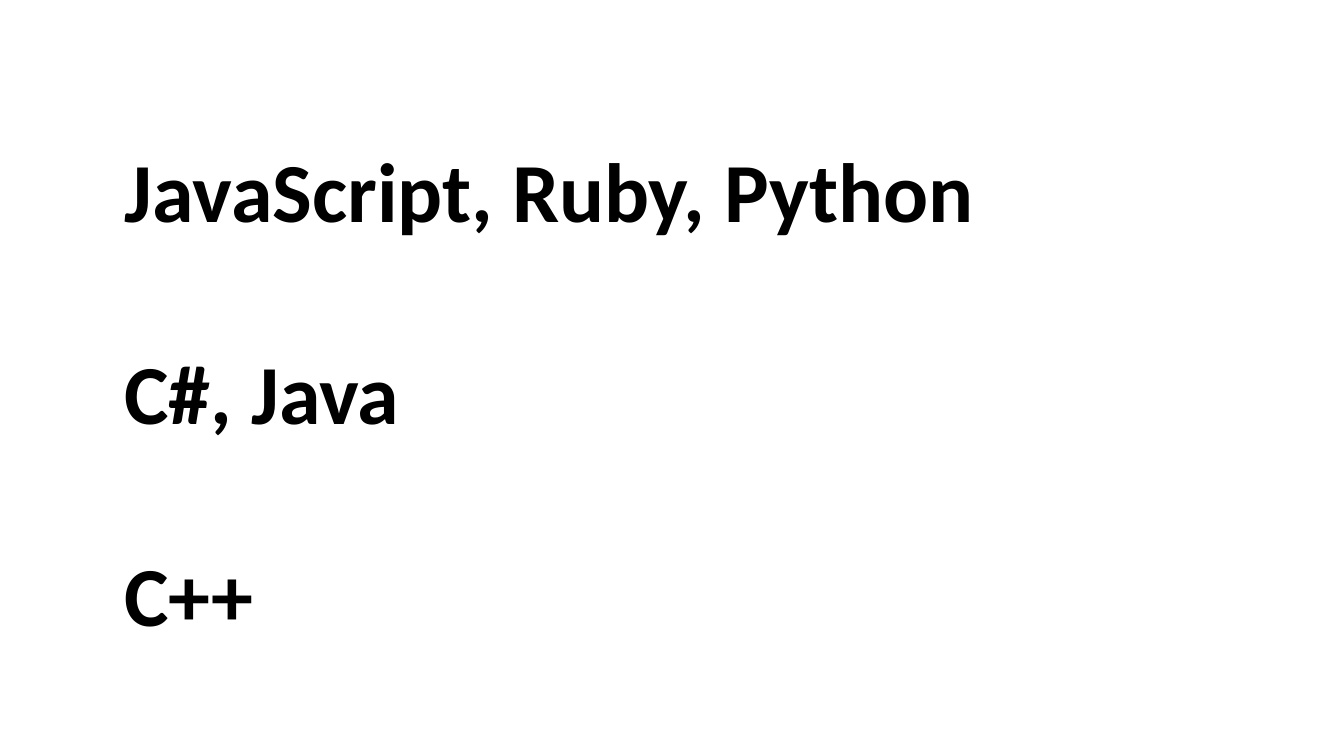
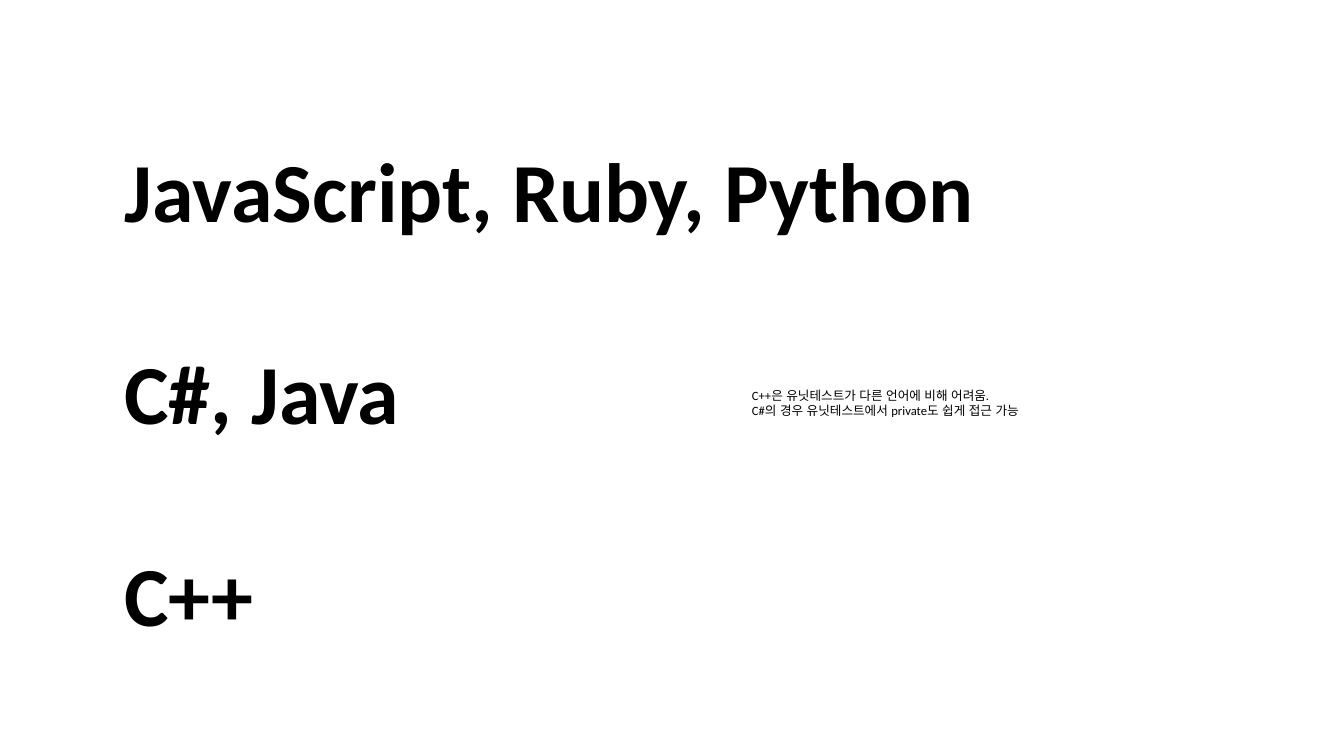
Before and after one commit to jacking75/conf_cpp_korea_2018-08, a slide deck: slide 49 of [C++ Korea 4th Seminar]Visual Cpp에서 유닛 테스트 하기.pptx (slide 47 before the commit). Drawn at 1344x756 pixels with LibreOffice and Linux fonts; fonts in the diff are those of the drawing. Boxes give left, top, right and bottom in pixels: in the first picture for what was removed or moved away, otherwise in the second. Text is boxed around its words. In the diff, an @@ line names an element or a change of style, - is before the commit and + after.

```diff
--- a/[C++ Korea 4th Seminar]Visual Cpp에서 유닛 테스트 하기.pptx
+++ b/[C++ Korea 4th Seminar]Visual Cpp에서 유닛 테스트 하기.pptx
@@ text added at (752,389,1019,417), 18 pt, text #000000 @@
+C++은 유닛테스트가 다른 언어에 비해 어려움.
+C#의 경우 유닛테스트에서 private도 쉽게 접근 가능
```
Also in this commit, not shown: 3 other slides changed, 1 slide added, 1 slide removed, 1 other file.
